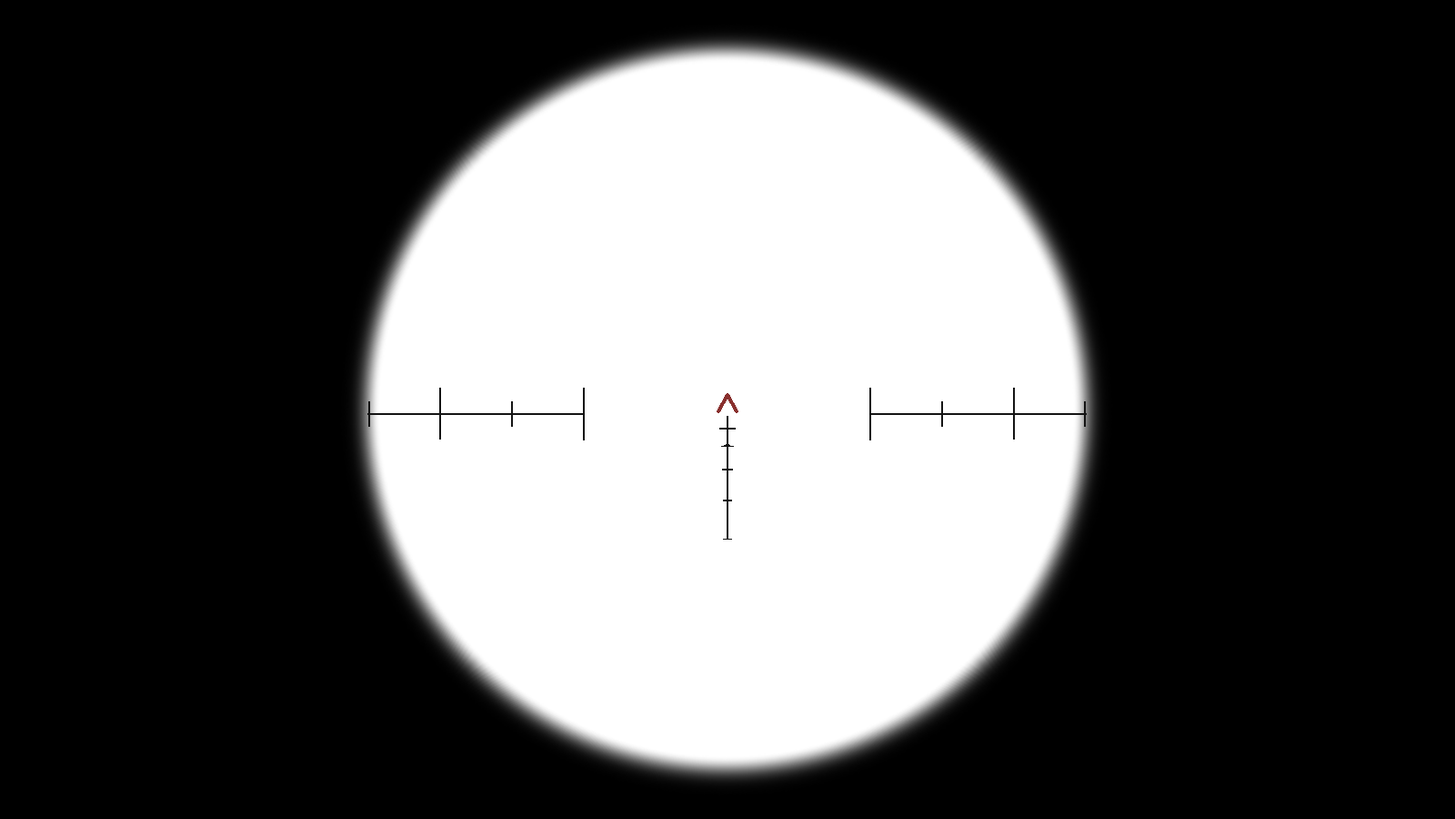
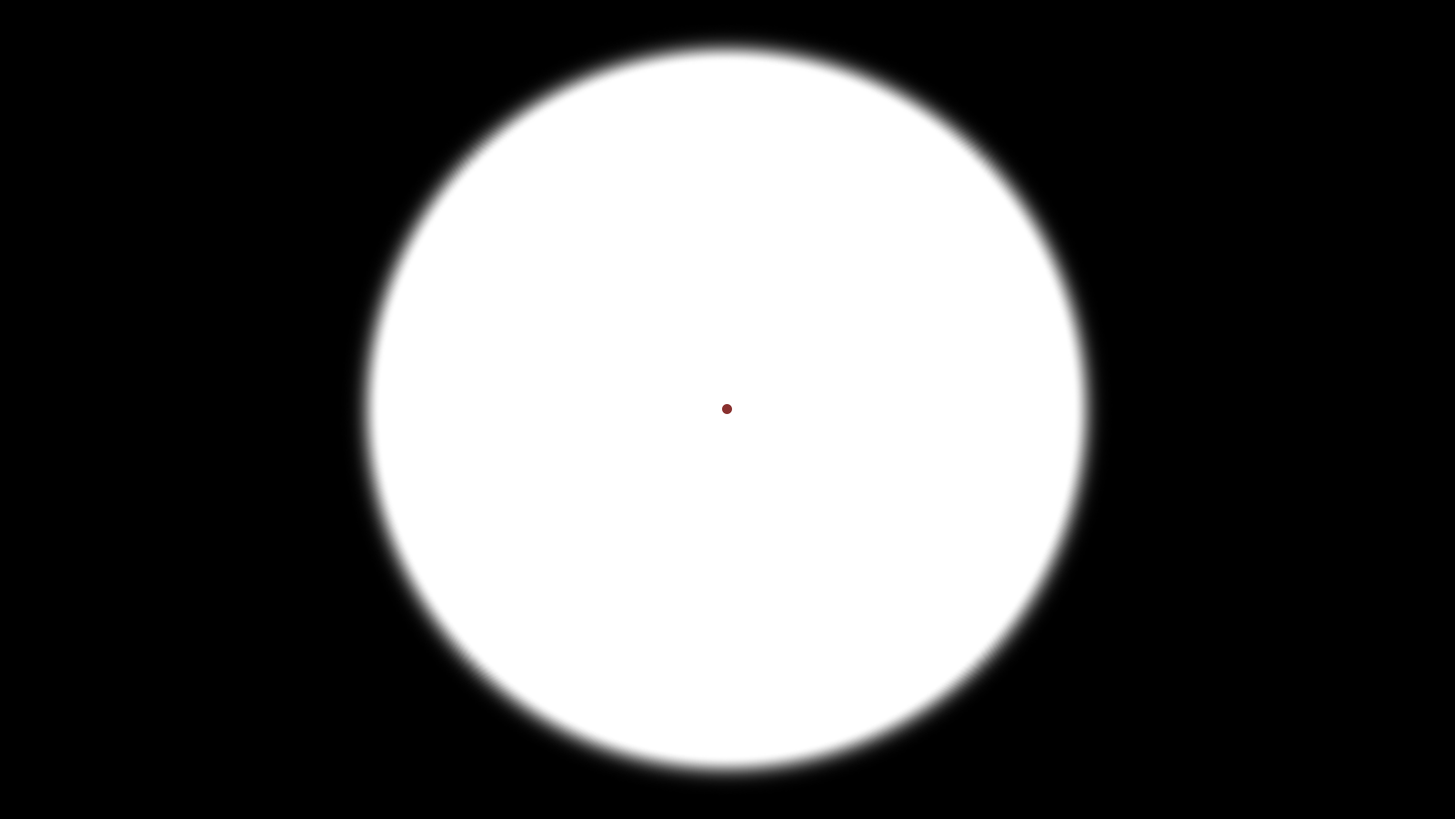
The second 1455px x 819px image is a revision of the first. Changes to its layers:
hid group "acog" (4 layers) over (367, 387, 1087, 540)
added layer "Ellipse 1" above "Layer 6" over (722, 403, 733, 414)
